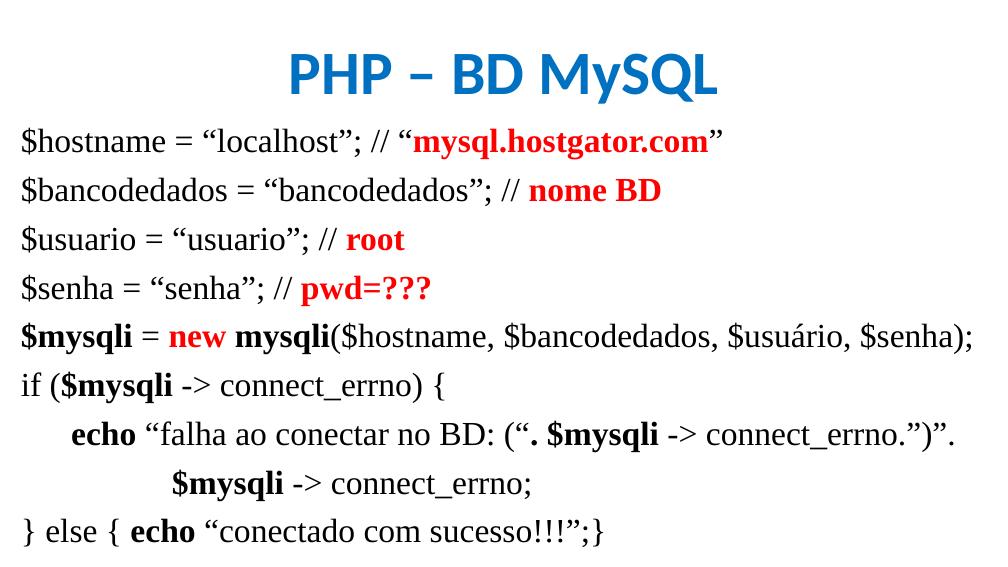
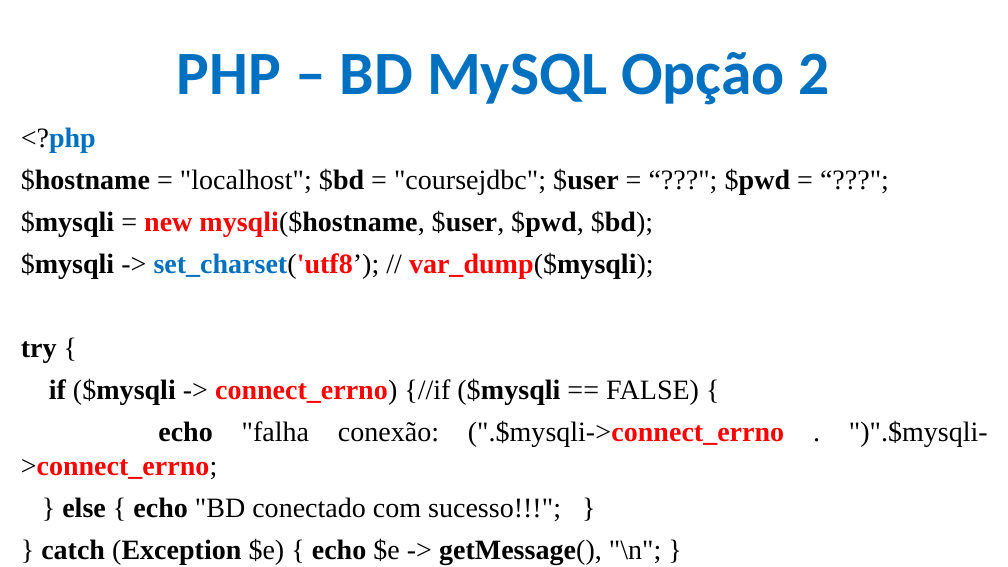
Before and after one commit to CloudEducationBrazil/WydenDesenvolvimentoWebPHP, a slide deck: slide 58 of 01 Classes/Aula 12 e 13 Desenvolvimento Web PHP - PHP.pptx (slide 56 before the commit). Drawn at 1008x567 pixels with LibreOffice and Linux fonts; fonts in the diff are those of the drawing; background and template pictures are left out. Boxes give left, top, right and bottom in pixels: in the first picture for what was removed or moved away, otherwise in the second. Text is boxed around its words. In the diff, an @@ line names an element or a change of style, - is before the commit and + after.

Commit message:
ppt 11 e 12 PHP Conexão BD

```diff
--- a/01 Classes/Aula 12 e 13 Desenvolvimento Web PHP - PHP.pptx
+++ b/01 Classes/Aula 12 e 13 Desenvolvimento Web PHP - PHP.pptx
@@ title at box(177, 52, 830, 105): text changed @@
-PHP – BD MySQL
+PHP – BD MySQL Opção 2
@@ text at box(21, 127, 791, 561): text changed; size 24 to 20 pt @@
-$hostname = “localhost”; // “mysql.hostgator.com”
-$bancodedados = “bancodedados”; // nome BD
-$usuario = “usuario”; // root
-$senha = “senha”; // pwd=???
-$mysqli = new mysqli($hostname, $bancodedados, $usuário, $senha);
-if ($mysqli -> connect_errno) {
-echo “falha ao conectar no BD: (“. $mysqli -> connect_errno.”)”.
-$mysqli -> connect_errno;
-} else { echo “conectado com sucesso!!!”;}
+<?php
+$hostname = "localhost"; $bd = "coursejdbc"; $user = “???"; $pwd = “???";
+$mysqli = new mysqli($hostname, $user, $pwd, $bd);
+$mysqli -> set_charset('utf8’); // var_dump($mysqli);
+try {
+if ($mysqli -> connect_errno) {//if ($mysqli == FALSE) {
+echo "falha conexão: (".$mysqli->connect_errno . ")".$mysqli->connect_errno;
+} else { echo "BD conectado com sucesso!!!"; }
+} catch (Exception $e) { echo $e -> getMessage(), "\n"; }
```
Also in this commit, not shown: 3 other slides changed, 5 slides added.
